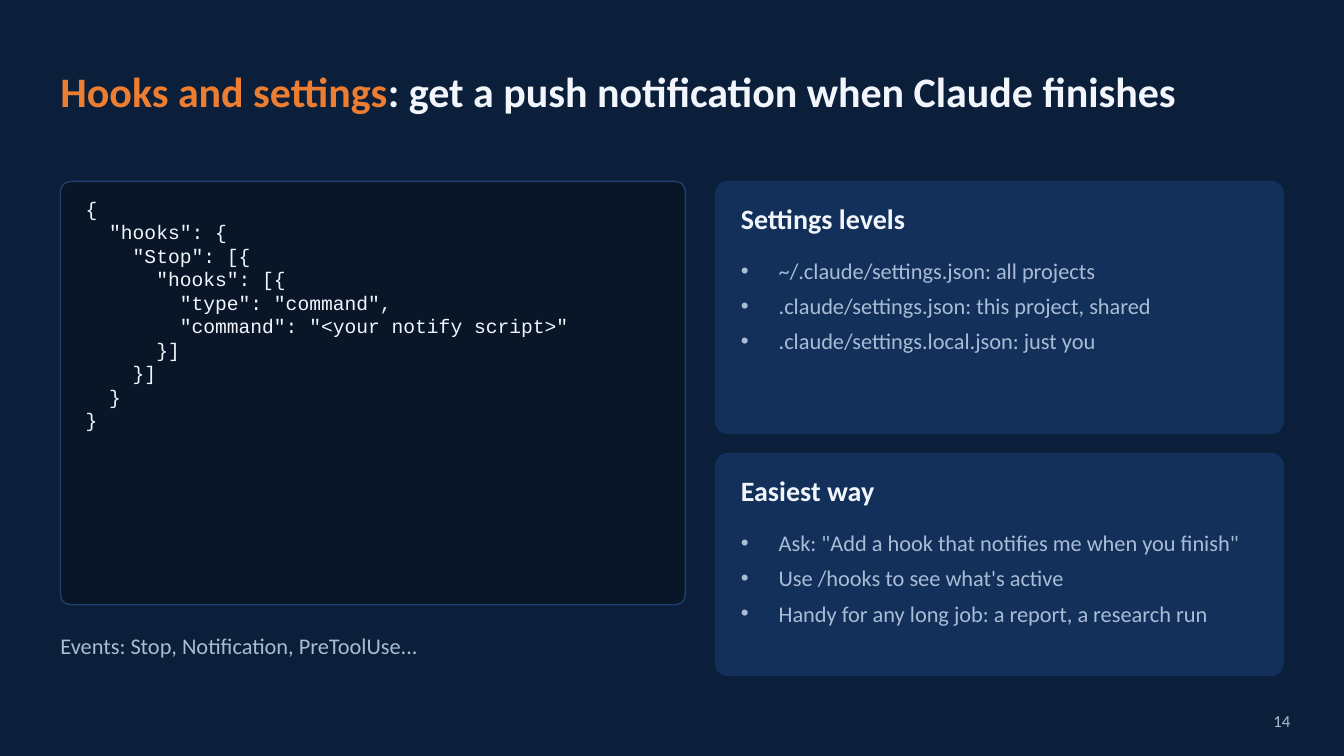
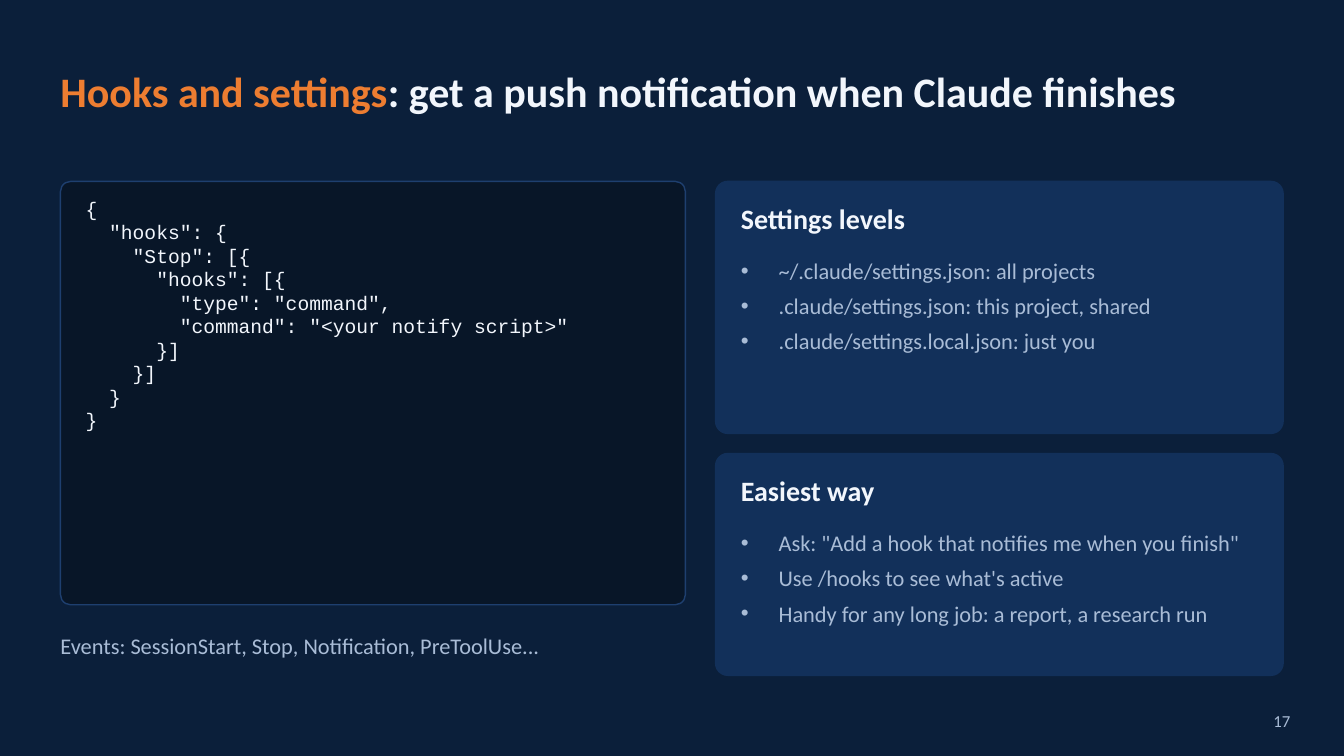
Before and after one commit to HinePo/ai-agent-learning-path, a slide deck: slide 17 of resources/claude_code_vscode_tricks.pptx (slide 14 before the commit). Drawn at 1344x756 pixels with LibreOffice and Linux fonts; fonts in the diff are those of the drawing. Boxes give left, top, right and bottom in pixels: in the first picture for what was removed or moved away, otherwise in the second. Text is boxed around its words. In the diff, an @@ line names an element or a change of style, - is before the commit and + after.

```diff
--- a/resources/claude_code_vscode_tricks.pptx
+++ b/resources/claude_code_vscode_tricks.pptx
@@ text at bbox=[60, 638, 539, 658]: text changed @@
-Events: Stop, Notification, PreToolUse...
+Events: SessionStart, Stop, Notification, PreToolUse...
@@ page number at bbox=[1273, 716, 1290, 727]: text changed @@
-14
+17
```
Also in this commit, not shown: 14 other slides changed, 3 slides added, 2 other files.
